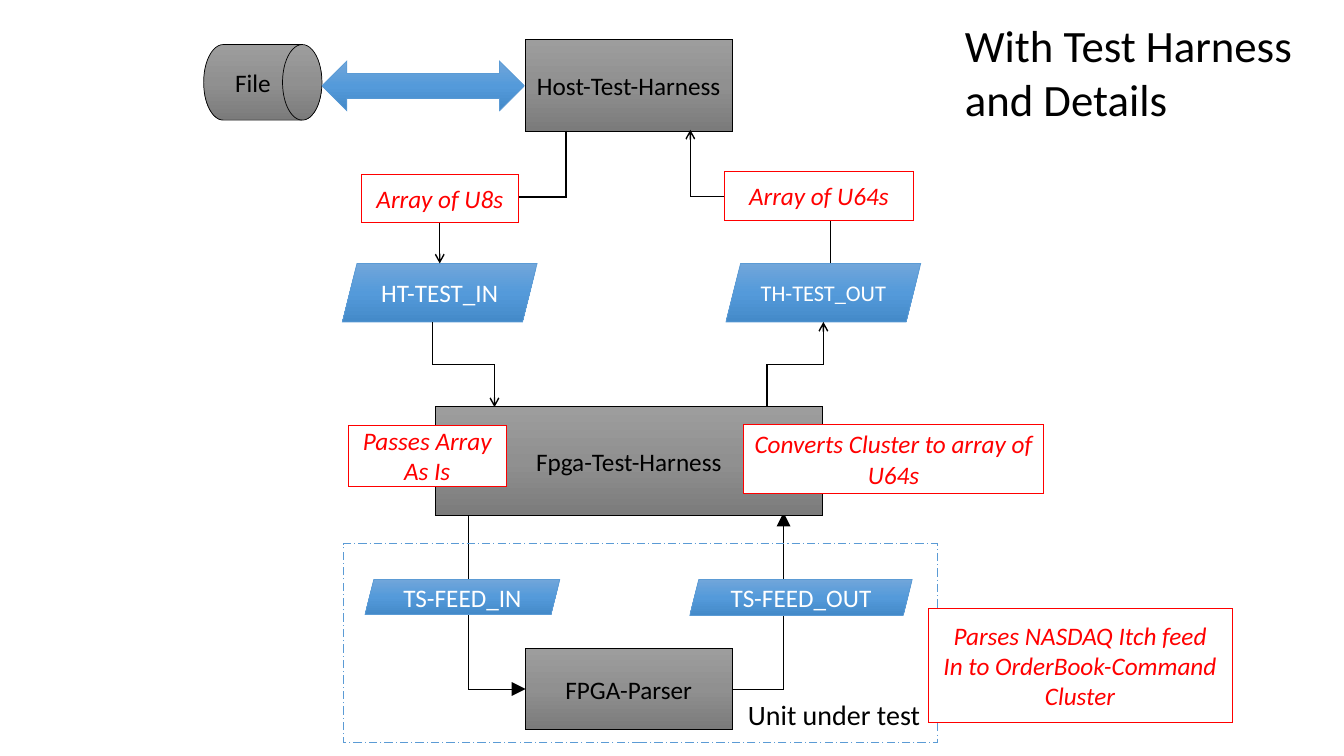
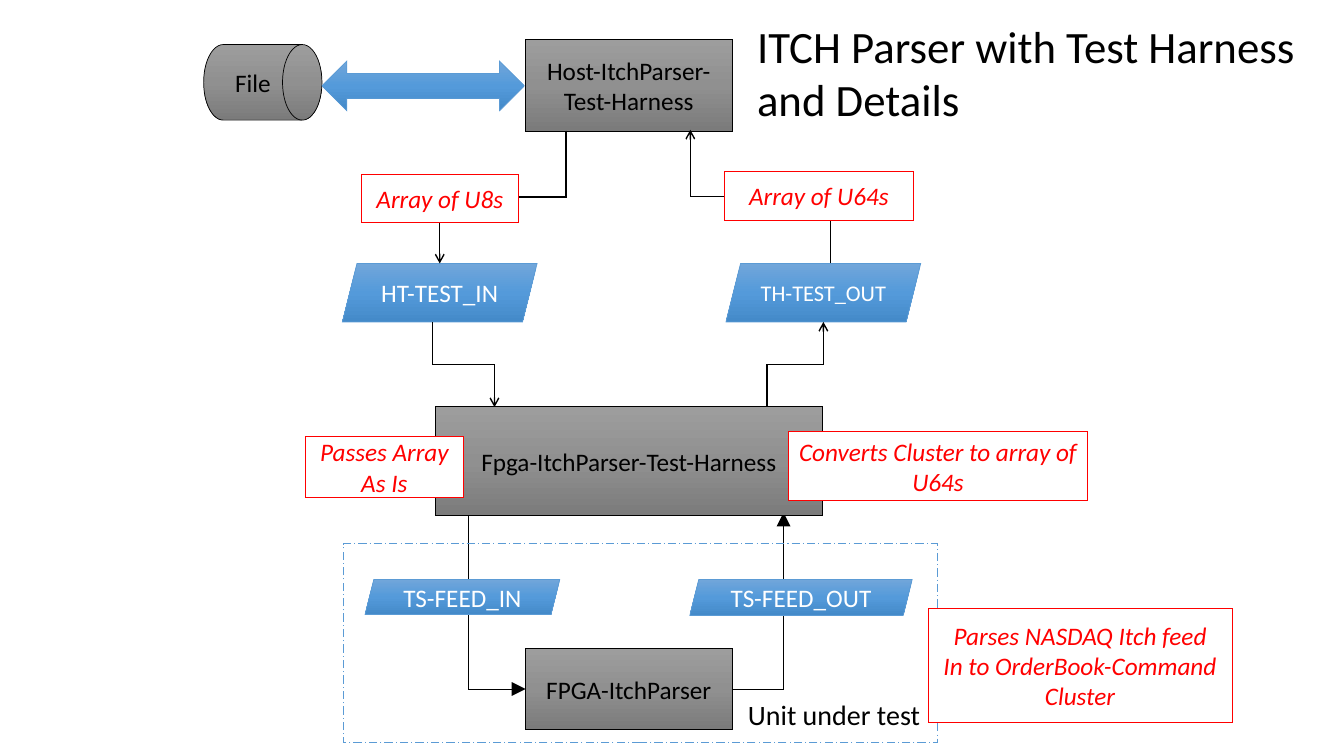
Before and after one commit to imeddz2015/LabVIEW_Fpga, a slide deck: slide 8 of MarketData/MarketData_02/Overview.pptx (slide 10 before the commit). Drawn at 1344x756 pixels with LibreOffice and Linux fonts; fonts in the diff are those of the drawing. Boxes give left, top, right and bottom in pixels: in the first picture for what was removed or moved away, otherwise in the second. Text is boxed around its words. In the diff, an @@ line names an element or a change of style, - is before the commit and + after.

```diff
--- a/MarketData/MarketData_02/Overview.pptx
+++ b/MarketData/MarketData_02/Overview.pptx
@@ text "ITCH Parser with Test Harness": place and size @@
-text "ITCH Parser with Test Harness" at (965, 31, 1292, 117)
+text "ITCH Parser with Test Harness" at (757, 32, 1294, 117)
@@ text at (757, 32, 1294, 64): text changed @@
-With Test Harness
+ITCH Parser with Test Harness
@@ text in rectangle at (547, 62, 710, 110): text changed @@
-Host-Test-Harness
+Host-ItchParser-Test-Harness
@@ rectangle "Passes Array": place and size @@
-rectangle "Passes Array" at (349, 425, 506, 487)
+rectangle "Passes Array" at (306, 437, 463, 498)
@@ rectangle "Converts Cluster to array of ...": place and size @@
-rectangle "Converts Cluster to array of ..." at (744, 424, 1044, 493)
+rectangle "Converts Cluster to array of ..." at (788, 432, 1088, 500)
@@ text in rectangle at (481, 453, 776, 476): text changed @@
-Fpga-Test-Harness
+Fpga-ItchParser-Test-Harness
@@ text in rectangle at (546, 681, 711, 699): text changed @@
-FPGA-Parser
+FPGA-ItchParser
```
Also in this commit, not shown: 5 other slides changed, 5 slides added, 7 slides removed, 3 other files.
